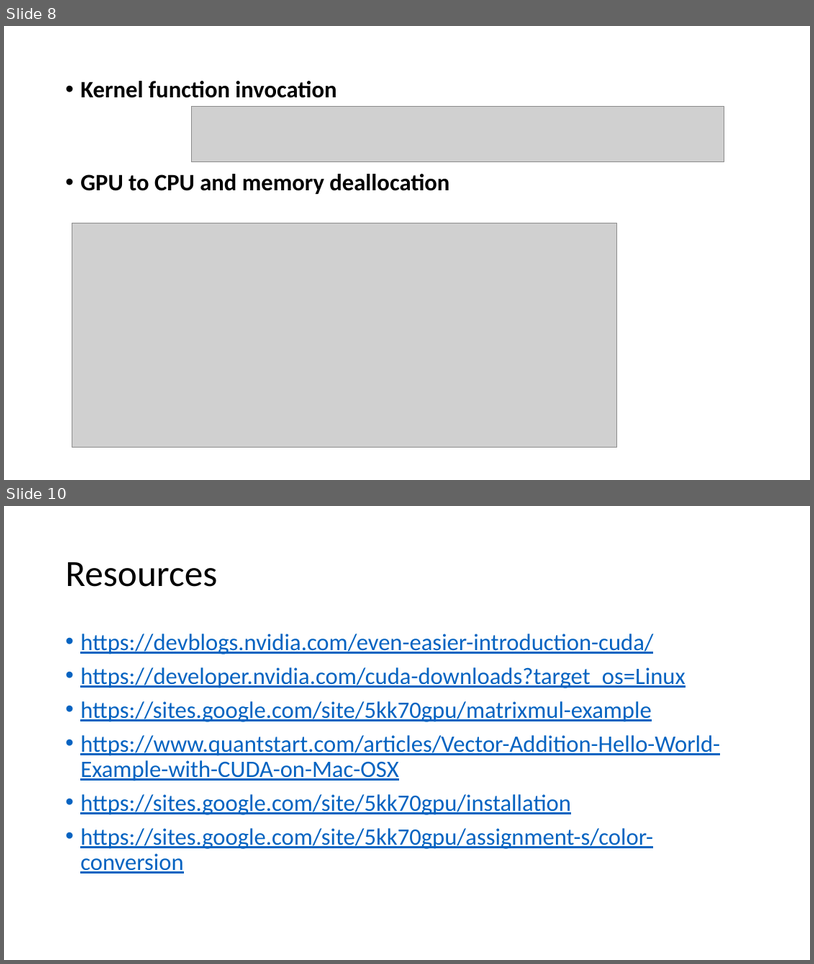
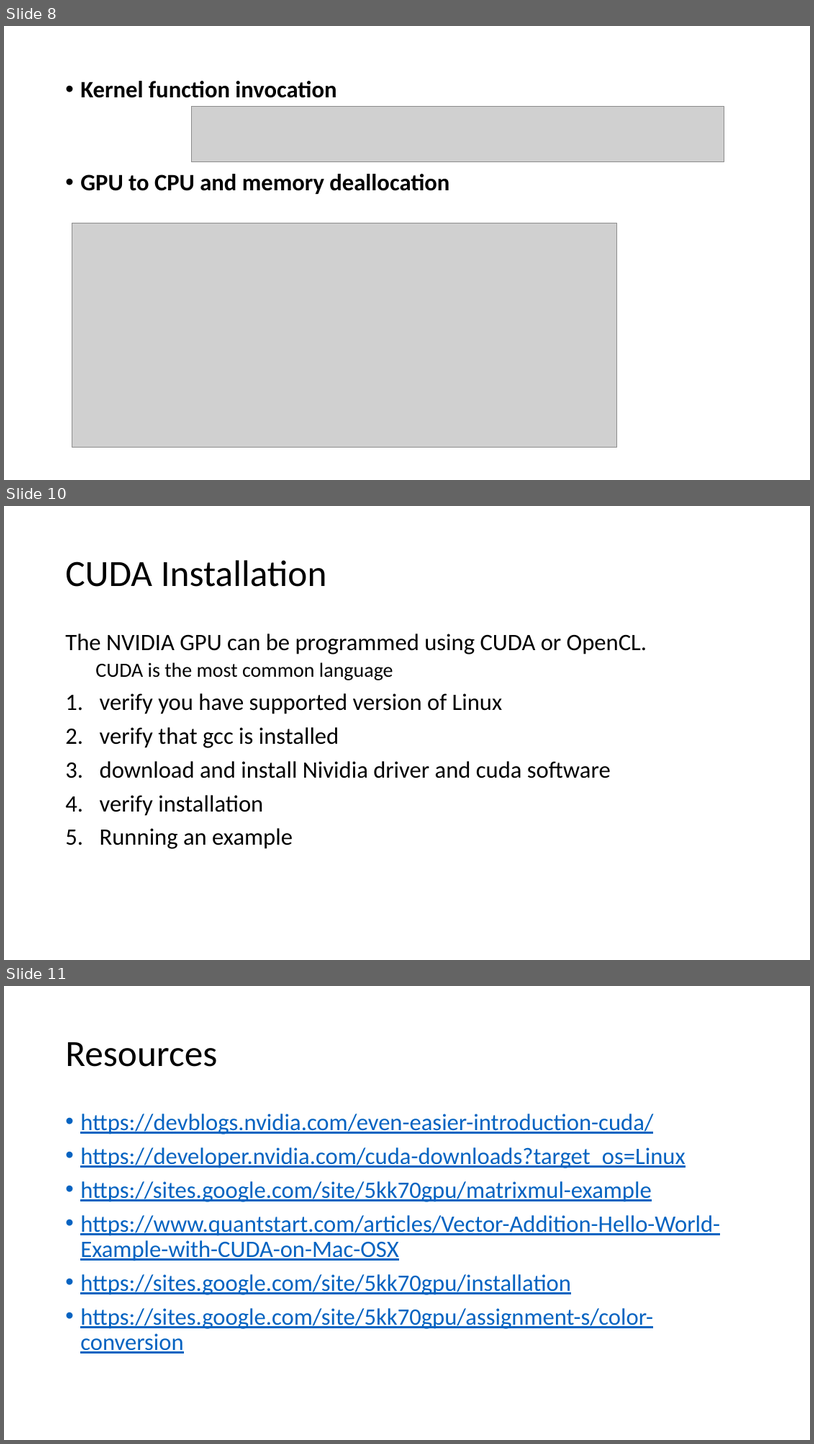
Before and after one commit to saraAwaad/CUDA_GPU, a slide deck: nVidia CUDA on GPU.pptx. Shown one above the other, each under a label of ours: slides 8 and 10 before the commit, slides 8, 10 and 11 after it; the slides between them are not shown. The pictures are 814x964 and 814x1444 pixels, drawn with LibreOffice and Linux fonts; fonts in the diff are those of the drawing; grey boxes stand for pictures. Boxes give left, top, right and bottom in pixels: in the first picture for what was removed or moved away, otherwise in the second. Text is boxed around its words. In the diff, an @@ line names an element or a change of style, - is before the commit and + after.

```diff
--- a/nVidia CUDA on GPU.pptx
+++ b/nVidia CUDA on GPU.pptx
@@ slide 10 added at <box>4,506,810,960</box>, background #FFFFFF @@
@@ title added at <box>65,560,327,587</box>, 44 pt, text #000000 @@
+CUDA Installation
@@ text added at <box>65,633,647,849</box>, 28 pt, text #000000 @@
+The NVIDIA GPU can be programmed using CUDA or OpenCL.
+  CUDA is the most common language
+1. verify you have supported version of Linux
+2. verify that gcc is installed
+3. download and install Nividia driver and cuda software
+4. verify installation
+5. Running an example
@@ what was slide 10 is now slide 11 @@
```
Also in this commit, not shown: 1 slide changed, 1 other file.
